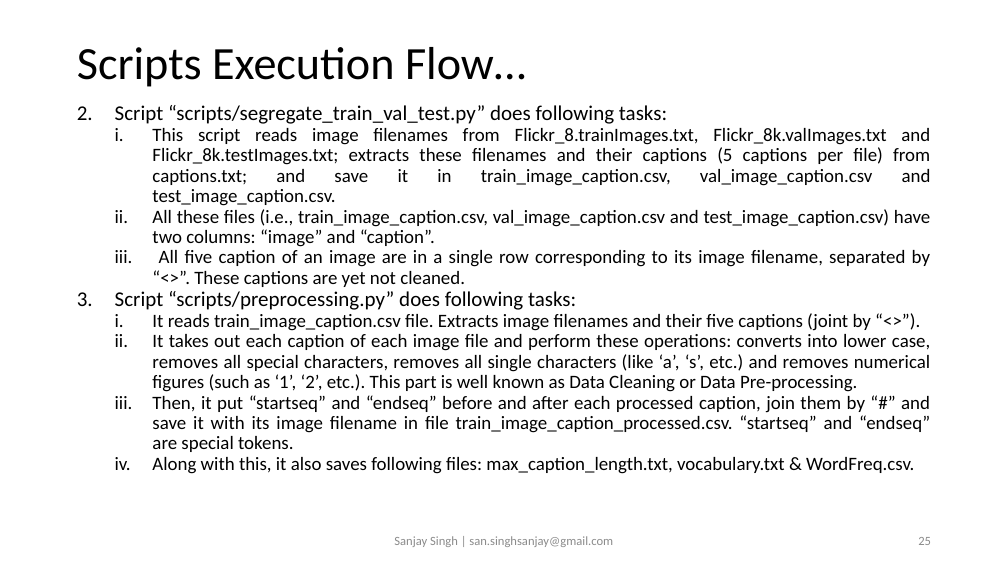
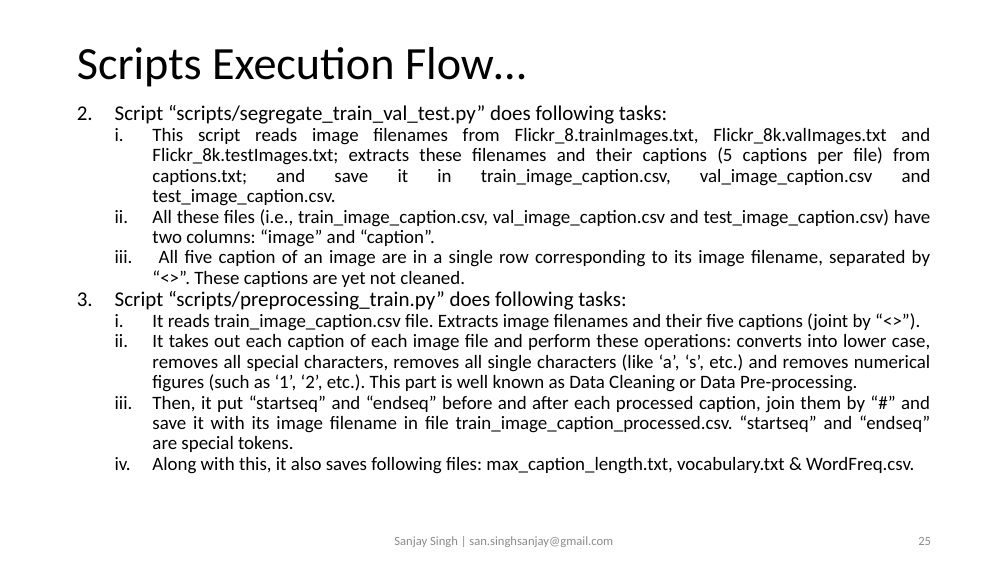
Before and after one commit to sansinghsanjay/Flickr8k_ImageCaptioning_AttentionMechanism, a slide deck: slide 25 of readme.pptx. Drawn at 1008x567 pixels with LibreOffice and Linux fonts; fonts in the diff are those of the drawing. Boxes give left, top, right and bottom in pixels: in the first picture for what was removed or moved away, otherwise in the second. Text is boxed around its words. In the diff, an @@ line names an element or a change of style, - is before the commit and + after.

```diff
--- a/readme.pptx
+++ b/readme.pptx
@@ text at (115, 291, 626, 310): text changed @@
-3. Script “scripts/preprocessing.py” does following tasks:
+3. Script “scripts/preprocessing_train.py” does following tasks:
```
Also in this commit, not shown: 10 other slides changed, 19 other files.
